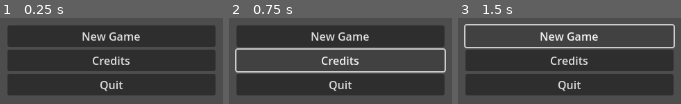
Above: before the commit, frames 1-3 (left to right).
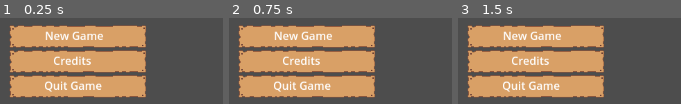
Above: after the commit, the same moments.

Repository: Rotta-Games/ragerootin
Game: Godot game, scene res://main.tscn
The game is run twice, just before and just after one commit, with the same random seed, the same clock (stepped at 60 frames per second) and the same inputs.
Inputs:
- Up to frame 1 (0.25 s): no input
- Up to frame 2 (0.75 s): click "Credits" at 0.5 s
- Up to frame 3 (1.5 s): click "New Game" at 1.25 s

The runs differ from the first frame. In frame 1, 72% of the frame differs, in the area x 3-97%, y 8-94%; in frame 2, 67%; in frame 3, 68%.

Commit message:
Convert buttons to texturebuttons

Diff:
--- a/main.tscn
+++ b/main.tscn
@@ -1,6 +1,7 @@
-[gd_scene load_steps=2 format=3 uid="uid://eyff36cp2io3"]
+[gd_scene load_steps=3 format=3 uid="uid://eyff36cp2io3"]
 
 [ext_resource type="Script" path="res://MainMenuControl.gd" id="1_tr6f7"]
+[ext_resource type="Texture2D" uid="uid://b1ijgi4fbgnm5" path="res://assets/gfx/menu_button.png" id="2_bktn5"]
 
 [node name="Node2D" type="Node2D"]
 
@@ -19,16 +20,40 @@
 offset_right = 367.0
 offset_bottom = 864.0
 
-[node name="NewGameButton" type="Button" parent="Control/VBoxContainer"]
+[node name="NewGameButton" type="TextureButton" parent="Control/VBoxContainer"]
 layout_mode = 2
+texture_normal = ExtResource("2_bktn5")
+
+[node name="RichTextLabel" type="RichTextLabel" parent="Control/VBoxContainer/NewGameButton"]
+layout_mode = 0
+offset_left = 54.0
+offset_top = 3.0
+offset_right = 144.0
+offset_bottom = 43.0
 text = "New Game"
 
-[node name="CreditsButton" type="Button" parent="Control/VBoxContainer"]
+[node name="CreditsButton" type="TextureButton" parent="Control/VBoxContainer"]
 layout_mode = 2
+texture_normal = ExtResource("2_bktn5")
+
+[node name="RichTextLabel2" type="RichTextLabel" parent="Control/VBoxContainer/CreditsButton"]
+layout_mode = 2
+offset_left = 66.0
+offset_top = 3.0
+offset_right = 122.0
+offset_bottom = 33.0
 text = "Credits"
 
-[node name="QuitGameButton" type="Button" parent="Control/VBoxContainer"]
+[node name="QuitGameButton" type="TextureButton" parent="Control/VBoxContainer"]
 layout_mode = 2
-text = "Quit"
+texture_normal = ExtResource("2_bktn5")
+
+[node name="RichTextLabel3" type="RichTextLabel" parent="Control/VBoxContainer/QuitGameButton"]
+layout_mode = 2
+offset_left = 53.0
+offset_top = 3.0
+offset_right = 151.0
+offset_bottom = 36.0
+text = "Quit Game"
 
 [connection signal="pressed" from="Control/VBoxContainer/QuitGameButton" to="Control" method="onQuitGameButtonPressed"]
Binary file added: assets/gfx/menu_button.png
Not shown, added: assets/gfx/menu_button.png.import
